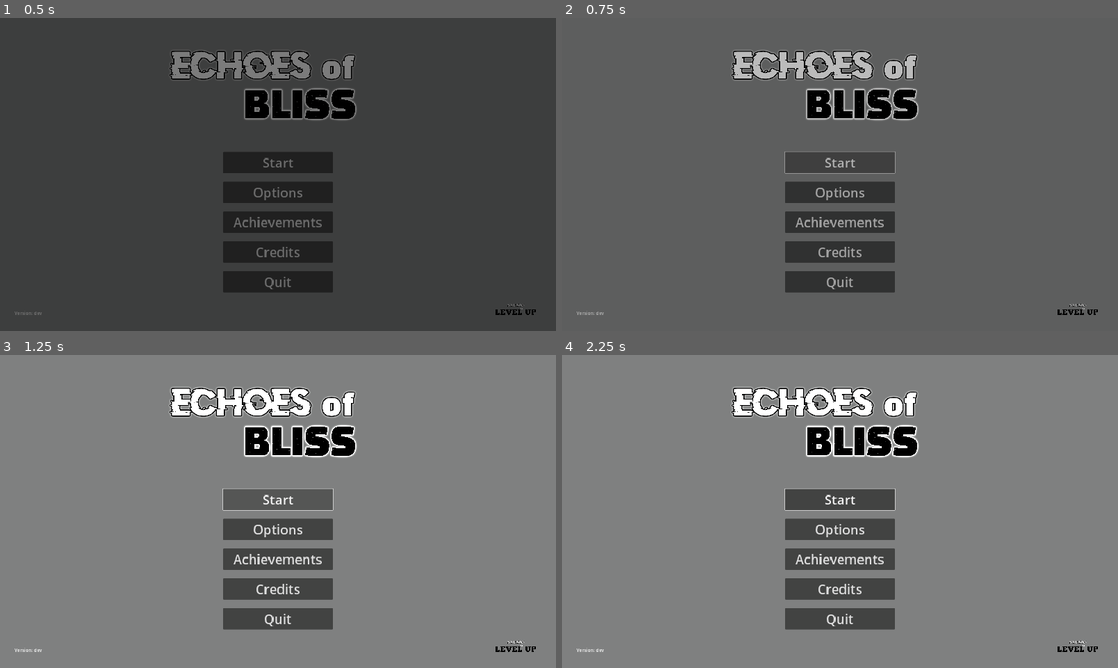
Above: before the commit, frames 1-4 (two rows, left to right).
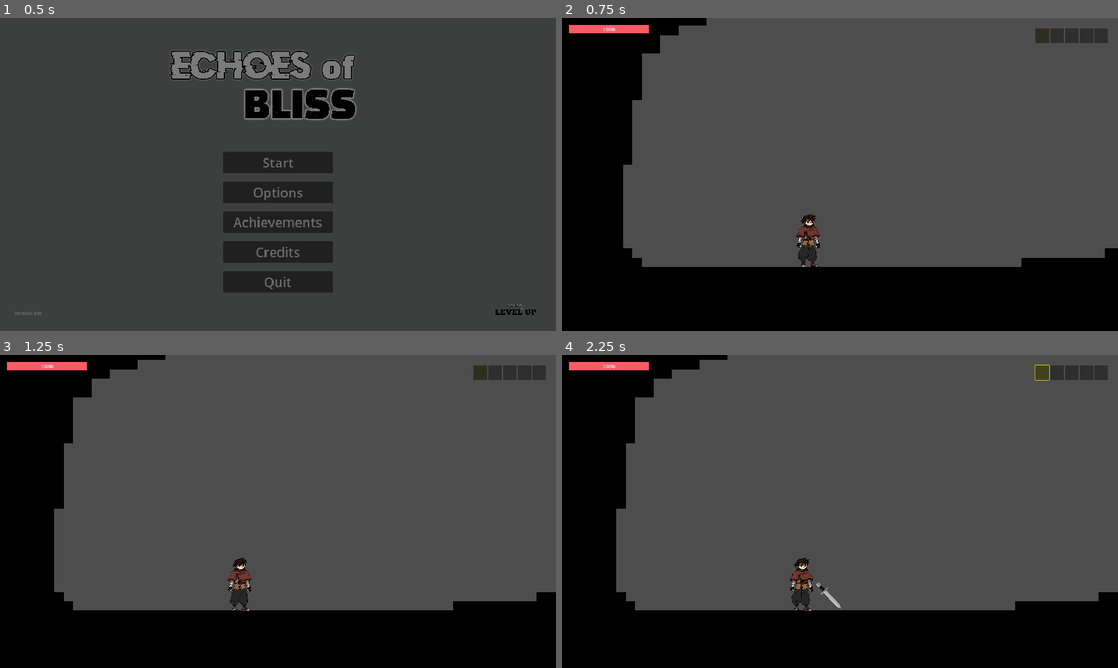
Above: after the commit, the same moments.

Repository: level-up-games/game-repo
Game: Godot game, scene res://1. Other/2. Menus/Main Menu/Scenes/main_menu.tscn
Two runs of this game, one before a commit and one after it. Both use one fixed random seed, a clock stepped at 60 frames per second and the inputs below. This scene is started directly instead of the project's main scene. Sound files missing from this copy of the repository are replaced by a short silence.
Inputs (mouse positions are in pixels of both pictures, inside the frame that each line leads up to):
- Up to frame 1 (0.5 s): no input
- Up to frame 2 (0.75 s): click "Start" at 0.5 s
- Up to frame 3 (1.25 s): no input
- Up to frame 4 (2.25 s): click (840, 498) at 1.25 s, where only the run before the commit has a clickable "Start"; click (1040, 373) at 2.02 s

Frame 1 is identical in both runs. In frame 2, 41% of the frame differs, in the area x 0-100%, y 0-100%; in frame 3, 95%; in frame 4, 95%.

Commit message:
menu fix

Diff:
--- a/1. Other/2. Menus/Intoduction Sequence/Scripts/introduction_sequence.gd
+++ b/1. Other/2. Menus/Intoduction Sequence/Scripts/introduction_sequence.gd
@@ -64,4 +64,4 @@
 		if info_opacity <= 0 and change_scene_once == true:
 			change_scene_once = false
 			await get_tree().create_timer(1.5).timeout
-			get_tree().change_scene_to_file("res://0. Menus/Main Menu/Scenes/main_menu.tscn")
+			get_tree().change_scene_to_file("res://1. Other/2. Menus/Main Menu/Scenes/main_menu.tscn")
--- a/1. Other/2. Menus/Main Menu/Scripts/main_menu.gd
+++ b/1. Other/2. Menus/Main Menu/Scripts/main_menu.gd
@@ -19,4 +19,4 @@
 
 
 func _on_start_pressed():
-	get_tree().change_scene_to_file("res://Scenes/game.tscn")
+	get_tree().change_scene_to_file("res://2. Areas/1. Abandoned City/Scenes/abandoned_city_1.tscn")
--- a/1. Other/3. Player/Scenes/player.tscn
+++ b/1. Other/3. Player/Scenes/player.tscn
@@ -464,6 +464,14 @@
 collision_mask = 256
 collide_with_areas = true
 
+[node name="BumpRayRight" type="RayCast2D" parent="."]
+position = Vector2(15, -18)
+rotation = -1.5708
+
+[node name="BumpRayLeft" type="RayCast2D" parent="."]
+position = Vector2(15, -18)
+rotation = 1.5708
+
 [node name="Hurtbox" type="Area2D" parent="."]
 collision_layer = 128
 collision_mask = 2
--- a/1. Other/3. Player/Scripts/player.gd
+++ b/1. Other/3. Player/Scripts/player.gd
@@ -13,11 +13,13 @@
 var invinc_timer = 1
 
 
-@export var speed = 650.0
-
 @onready var player_sprite = $Sprite
 @onready var player_world_collision = $WorldCollision
 @onready var player_hurtbox_collision = $Hurtbox/HurtboxCollision
+
+##### Movement variables #####
+@export var speed = 650.0
+#var Bump
 
 ##### Jump variables #####
 var jump_counter: int = 0
@@ -197,6 +199,9 @@
 			velocity.x = 0
 			$AnimationPlayer.play("Idle")
 
+		#if get_movement_direction() != 0 and velocity.x == 0:
+			#if
+
 
 
 func handle_counter(): # A very basic placeholder for the counter. A time between counters will later be added, dependent on whether it is succesful or not.
--- a/2. Areas/1. Abandoned City/Scenes/abandoned_city_1.tscn
+++ b/2. Areas/1. Abandoned City/Scenes/abandoned_city_1.tscn
@@ -83,4 +83,5 @@
 player = NodePath("../Player")
 
 [node name="Collision" type="CollisionPolygon2D" parent="CameraBottom"]
+visible = false
 polygon = PackedVector2Array(2606, -1644, 3887, -1646, 3888, -1680, 4169, -1681, 4172, -1716, 4330, -1716, 4330, -1749, …(444 unchanged characters)…
